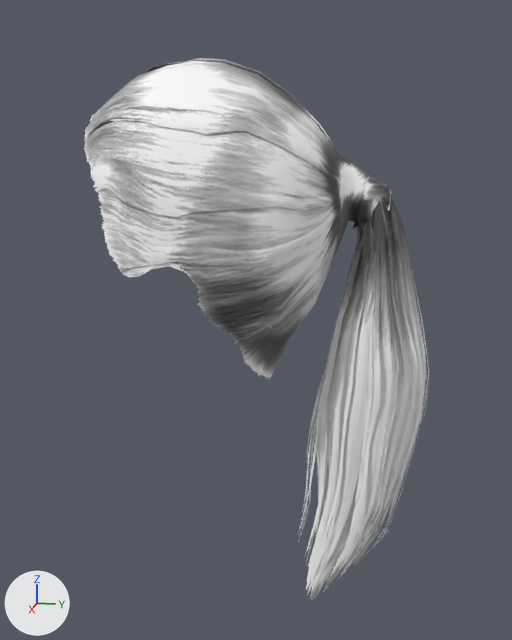
An edit to the glTF model assets/3d/kit/cabelo-rabo-f.glb, drawn before and after from the same camera.
Both versions are drawn from a camera (50 mm lens) standing at (0.476, 0.08, 0.84) and looking at (-0.002, -0.016, 0.72). Lighting does not change. The marker at lower left points along +X, +Y and +Z. The older version comes first. Both versions are drawn at full value of the shape key 'k_rosto_oval' of 'cabelo-rabo'; the numbers are the values there. Vertices at exactly the same position are counted once.

Script lines for the objects in view, before the commit:
```python
me_cabelo_rabo = bpy.data.meshes.new('cabelo-rabo')
me_cabelo_rabo.from_pydata(...)  # 3672 vertices, 5343 faces; spans x -0.084..0.086, y -0.125..0.105, z 0.492..0.895
me_cabelo_rabo.materials.append(mat_cabelo_rabo)
ob_cabelo_rabo = bpy.data.objects.new('cabelo-rabo', me_cabelo_rabo)
ob_cabelo_rabo.location = (0.0, 0.0, 0.0)
```
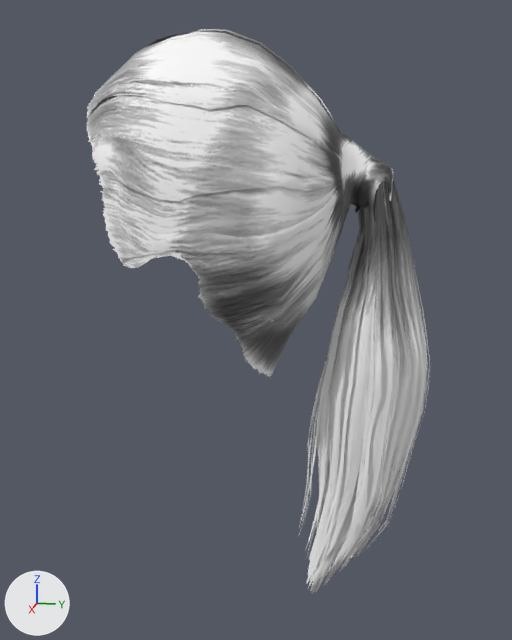
Where the change shows, as pixel boxes [x1, y1, x2, y2] in the pictures (512 x 640 px; the box of a moved part takes in the faces that stretch with it):
'cabelo-rabo', reshaped
    before: [84, 58, 430, 600]
    after: [86, 29, 430, 594]
part 1 of me_cabelo_rabo, moved or reshaped
    before: [197, 215, 340, 317]
    after: [198, 197, 342, 310]
part 2 of me_cabelo_rabo, moved or reshaped
    before: [104, 206, 339, 269]
    after: [105, 187, 341, 259]
part 3 of me_cabelo_rabo, moved or reshaped
    before: [91, 160, 336, 217]
    after: [92, 139, 338, 201]
part 4 of me_cabelo_rabo, moved or reshaped
    before: [84, 104, 333, 177]
    after: [87, 77, 333, 154]
part 5 of me_cabelo_rabo, moved or reshaped
    before: [89, 58, 339, 155]
    after: [93, 29, 340, 132]
part 6 of me_cabelo_rabo, moved or reshaped
    before: [84, 61, 430, 600]
    after: [86, 32, 430, 594]
part 7 of me_cabelo_rabo, surface changed
    both: [303, 256, 427, 573]

Edits to the bpy script that builds the scene:
```text
Change me_cabelo_rabo:
    used by ob_cabelo_rabo; location = (0.0, 0.0, 0.0)
    remove me_cabelo_rabo.from_pydata(...)  # 3672 vertices, 5343 faces; spans x -0.084..0.086, y -0.125..0.105, z 0.492..0.895
    add me_cabelo_rabo.from_pydata(...)  # 3672 vertices, 5344 faces; spans x -0.083..0.085, y -0.122..0.106, z 0.498..0.912
    me_cabelo_rabo part 1: the loose piece of 42 vertices spanning x 0.021..0.083, y -0.042..0.043, z 0.738..0.798 is multiplied about its middle by the matrix ((1.014, -0.016, 0.017), (0.014, 1.023, -0.003), (-0.025, 0.01, 1.086)), then moved by (-0.001, 0.001, 0.008)
    me_cabelo_rabo part 2: the loose piece of 63 vertices spanning x 0.023..0.086, y -0.101..0.043, z 0.766..0.804 is multiplied about its middle by the matrix ((1.014, -0.001, -0.017), (0.002, 1.003, 0.003), (-0.023, 0.012, 1.087)), then moved by (-0.001, 0.001, 0.009)
    me_cabelo_rabo part 3: the loose piece of 63 vertices spanning x 0.024..0.085, y -0.109..0.041, z 0.8..0.831 is multiplied about its middle by the matrix ((0.979, -0.013, -0.026), (0.002, 0.998, 0.014), (-0.009, 0.019, 1.112)), then moved by (-0.001, 0.001, 0.011)
    me_cabelo_rabo part 4: the loose piece of 63 vertices spanning x 0.024..0.071, y -0.118..0.04, z 0.819..0.864 is multiplied about its middle by the matrix ((0.96, -0.012, -0.012), (0.0, 0.992, 0.032), (-0.027, 0.008, 1.078)), then moved by (-0.002, 0.001, 0.014)
    me_cabelo_rabo part 5: the loose piece of 63 vertices spanning x -0.005..0.033, y -0.122..0.04, z 0.833..0.895 is multiplied about its middle by the matrix ((0.963, 0.0, -0.001), (-0.026, 0.974, 0.002), (-0.001, 0.007, 1.068)), then moved by (-0.001, 0.002, 0.016)
    me_cabelo_rabo part 6: 3156 of 3672 vertices moved; they spanned x -0.083..0.085, y -0.124..0.105, z 0.492..0.893 and now span x -0.082..0.084, y -0.122..0.106, z 0.498..0.911; mean shift (0.0, 0.001, 0.007); largest move (-0.006, 0.03, 0.508) -> (-0.009, 0.069, 0.821)
    me_cabelo_rabo part 7: 504 kept faces spanning x -0.034..0.037, y 0.013..0.106, z 0.514..0.798 get new texture (UV) coordinates
    other edits to the shape of me_cabelo_rabo do not show in these pictures
```
